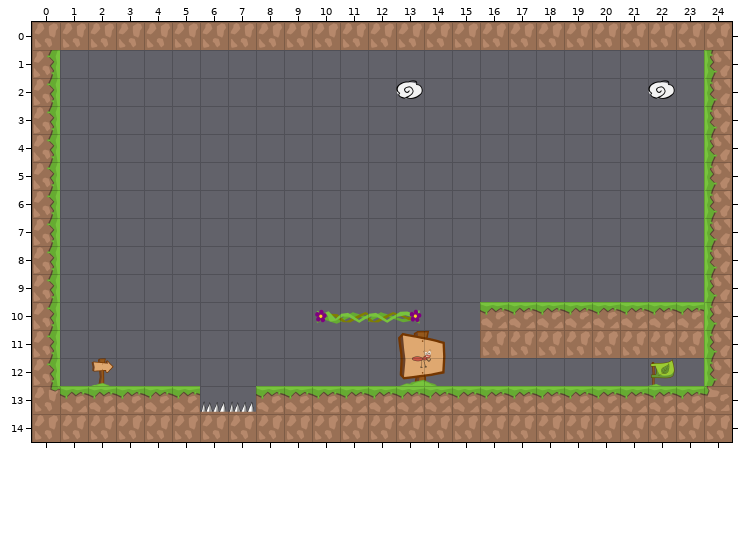
Tiled map -- android/assets/levels/ins_level_4.tmx. The picture above is the old version.
Cells are 128x128 px. Shown: x 0..24, y 0..14.
After:
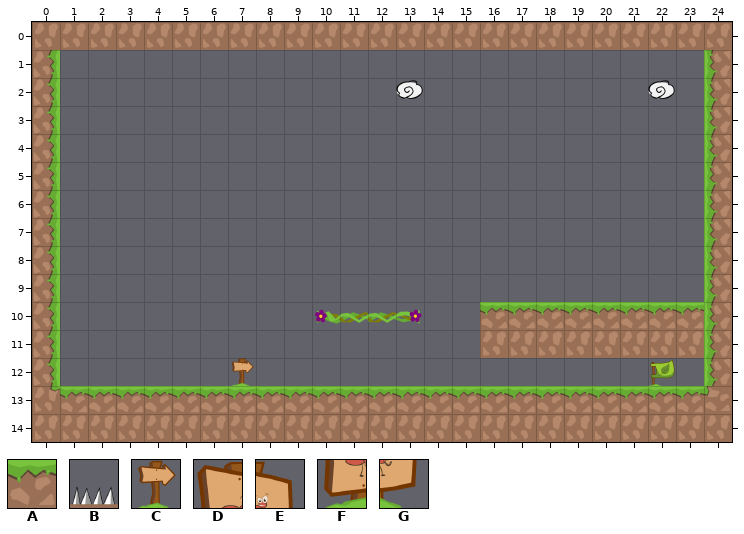
Key: from "tiles_128x128": A 12, B 16, C 18; from "tiles_tips_128x128": D 0, E 1, F 6, G 7.
_ is an empty cell.
Changes in this commit:
Layer "graphics":
Tile A replaces tile B in row 13 at x 6 to 7.
Tile C is added in row 12 at x 7.
Tile C is gone in row 12 at x 2.
Tile D is gone in row 11 at x 13.
Tile E is gone in row 11 at x 14.
Tile F is gone in row 12 at x 13.
Tile G is gone in row 12 at x 14.
